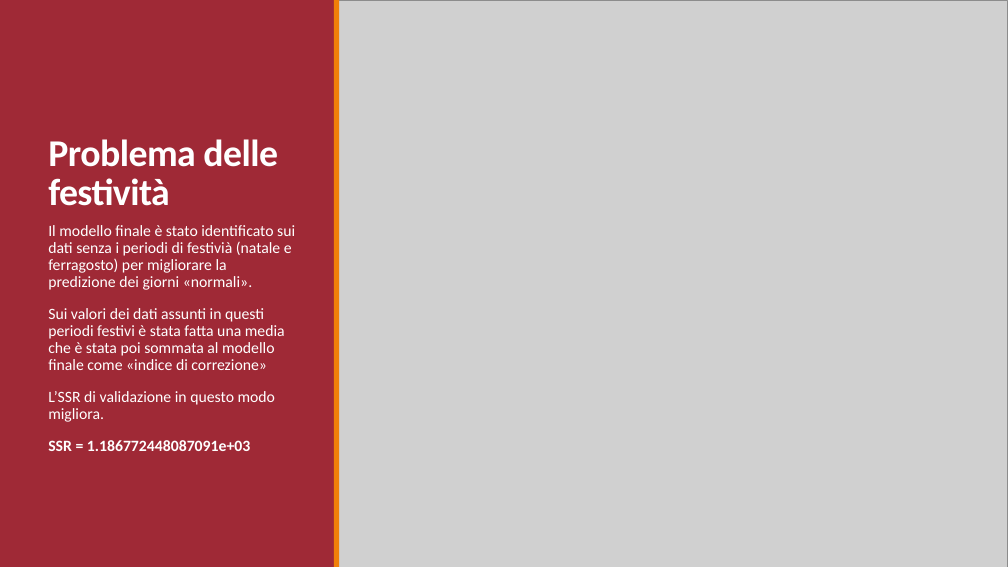
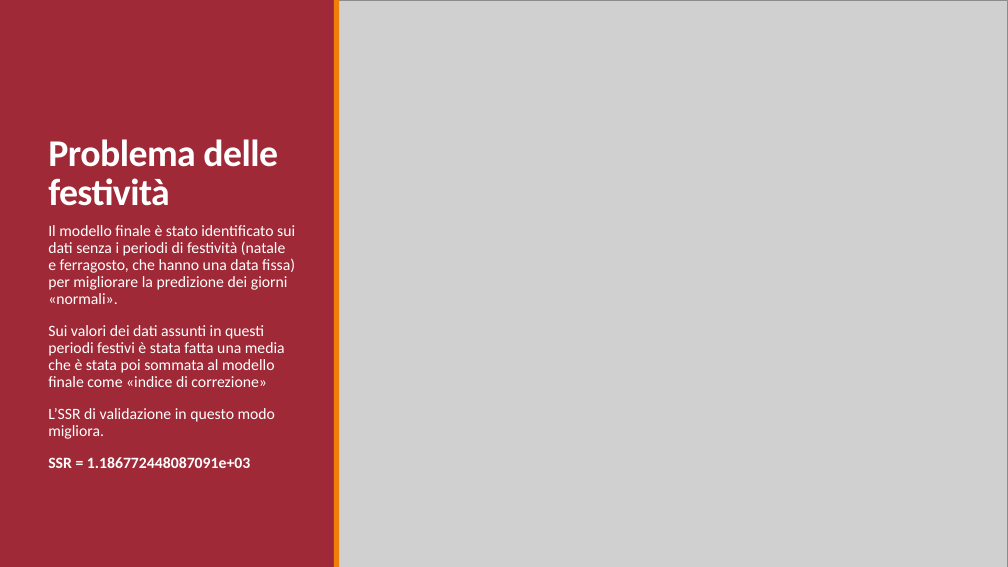
Before and after one commit to r1cky0/Italian-energy-consumption-prediction, a slide deck: slide 17 of presentazione_imad.pptx. Drawn at 1008x567 pixels with LibreOffice and Linux fonts; fonts in the diff are those of the drawing; grey boxes stand for pictures. Boxes give left, top, right and bottom in pixels: in the first picture for what was removed or moved away, otherwise in the second. Text is boxed around its words. In the diff, an @@ line names an element or a change of style, - is before the commit and + after.

```diff
--- a/presentazione_imad.pptx
+++ b/presentazione_imad.pptx
@@ text at (48, 225, 295, 304): text changed @@
-  Il modello finale è stato identificato sui dati senza i periodi di festivià (natale e ferragosto) per migliorare la predizione dei giorni «normali».
+  Il modello finale è stato identificato sui dati senza i periodi di festività (natale e ferragosto, che hanno una data fissa) per migliorare la predizione dei giorni «normali».
```
Also in this commit, not shown: 3 other slides changed.
